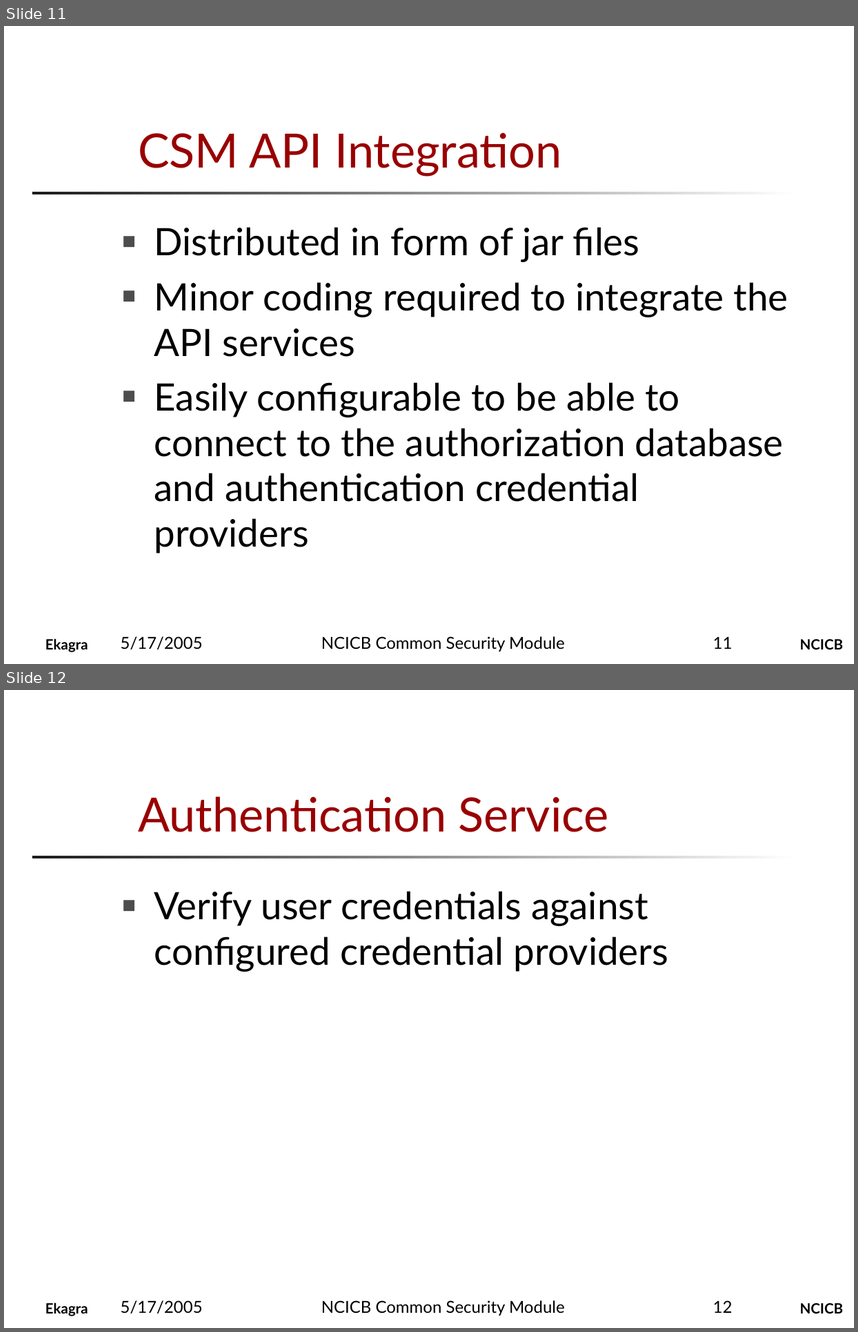
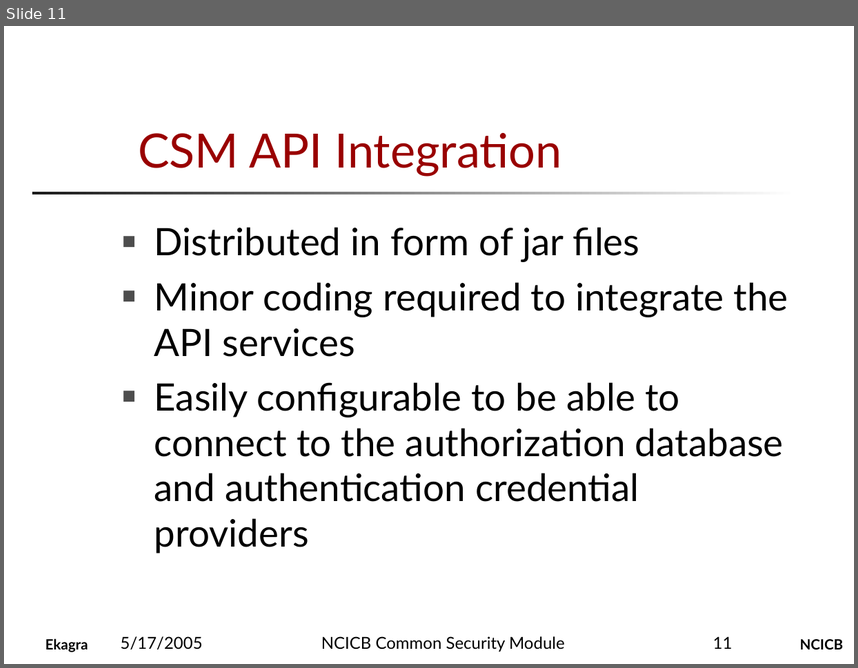
Before and after one commit to CBIIT/common-security-module-docs, a slide deck: Presentations/CSM_Presentation_for_CRIX.ppt. Shown one above the other, each under a label of ours: slides 11 and 12 before the commit, slide 11 after it. The pictures are 858x1332 and 858x668 pixels, drawn with LibreOffice and Linux fonts; fonts in the diff are those of the drawing; background and template pictures are left out. Boxes give left, top, right and bottom in pixels: in the first picture for what was removed or moved away, otherwise in the second. Text is boxed around its words. In the diff, an @@ line names an element or a change of style, - is before the commit and + after.

```diff
--- a/Presentations/CSM_Presentation_for_CRIX.ppt
+++ b/Presentations/CSM_Presentation_for_CRIX.ppt
@@ slide 12 removed at <box>4,690,854,1328</box>, background #FFFFFF; not listed: 3 template elements that a slide beside it also shows @@
@@ title removed at <box>138,796,609,832</box> @@
-Authentication Service
@@ text removed at <box>154,891,668,972</box> @@
-■ Verify user credentials against configured credential providers
@@ text removed at <box>121,1300,203,1313</box> @@
-5/17/2005
@@ text removed at <box>321,1300,565,1315</box> @@
-NCICB Common Security Module
@@ page number removed at <box>713,1300,733,1312</box> @@
-12
```
Also in this commit, not shown: 8 slides changed.
